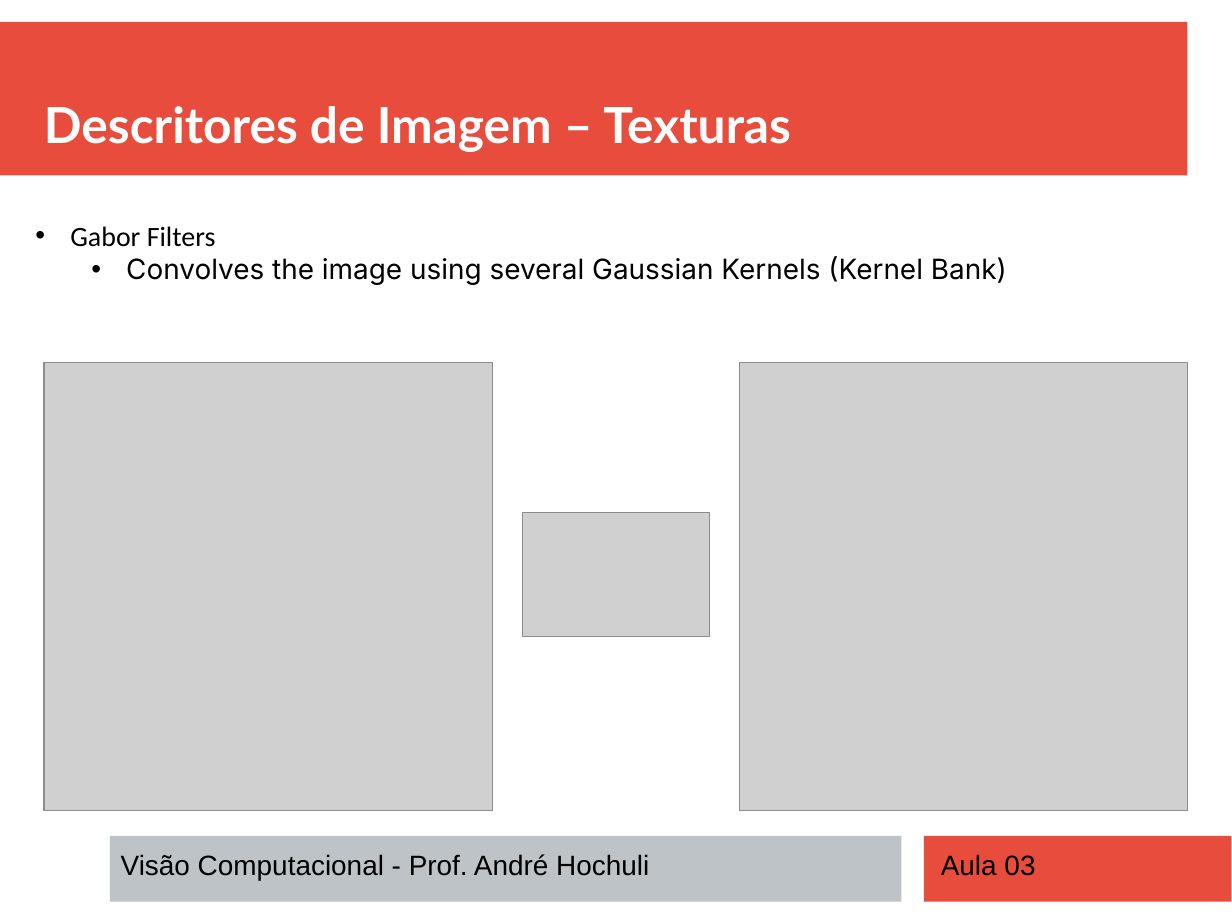
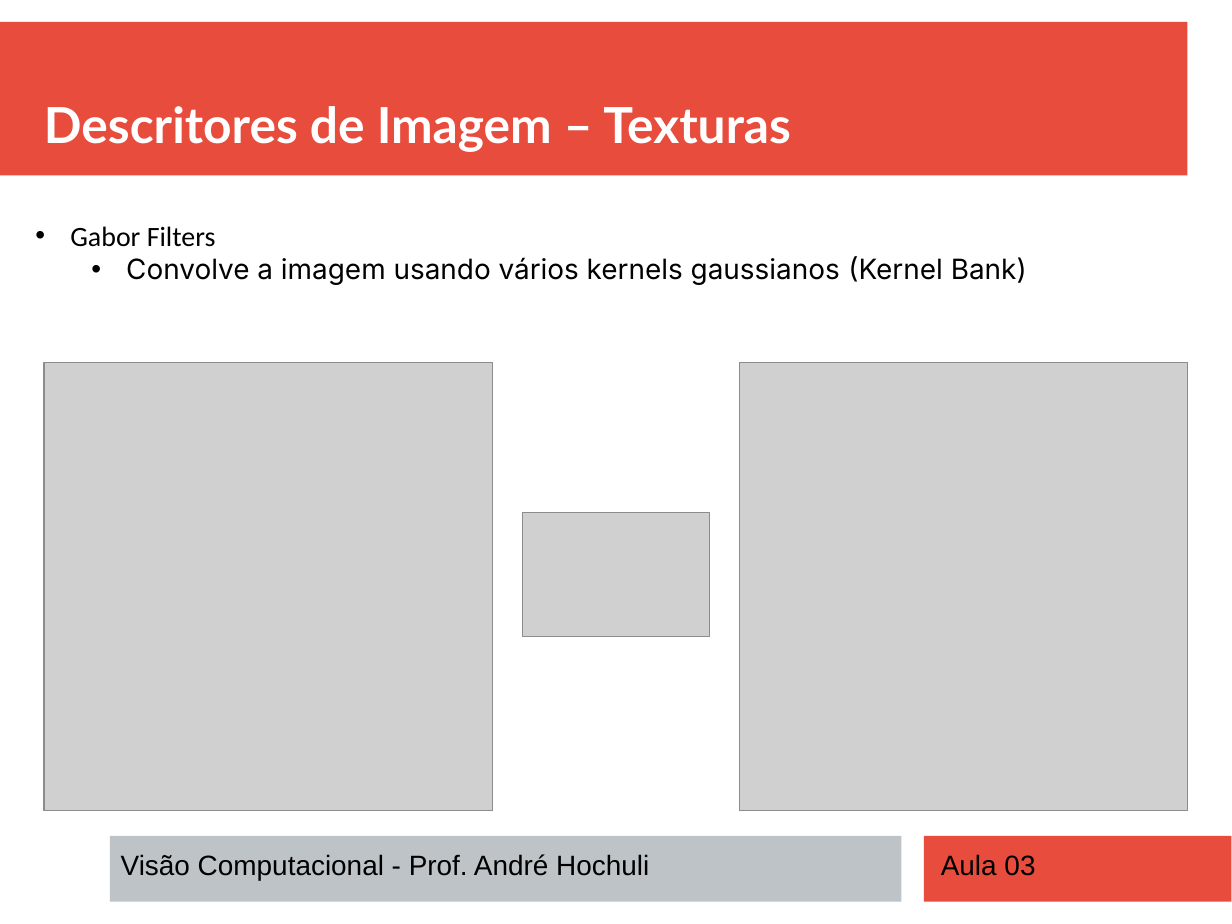
Before and after one commit to andrehochuli/teaching, a slide deck: slide 22 of Visão Computacional/Aula 03 - Descritores/Aula 03 - Descritores.pptx. Drawn at 1232x924 pixels with LibreOffice and Linux fonts; fonts in the diff are those of the drawing; grey boxes stand for pictures. Boxes give left, top, right and bottom in pixels: in the first picture for what was removed or moved away, otherwise in the second. Text is boxed around its words. In the diff, an @@ line names an element or a change of style, - is before the commit and + after.

```diff
--- a/Visão Computacional/Aula 03 - Descritores/Aula 03 - Descritores.pptx
+++ b/Visão Computacional/Aula 03 - Descritores/Aula 03 - Descritores.pptx
@@ text at [126,256,1027,285]: text changed @@
-  • Convolves the image using several Gaussian Kernels (Kernel Bank)
+  • Convolve a imagem usando vários kernels gaussianos (Kernel Bank)
```
Also in this commit, not shown: 4 other slides changed, 3 other files.
